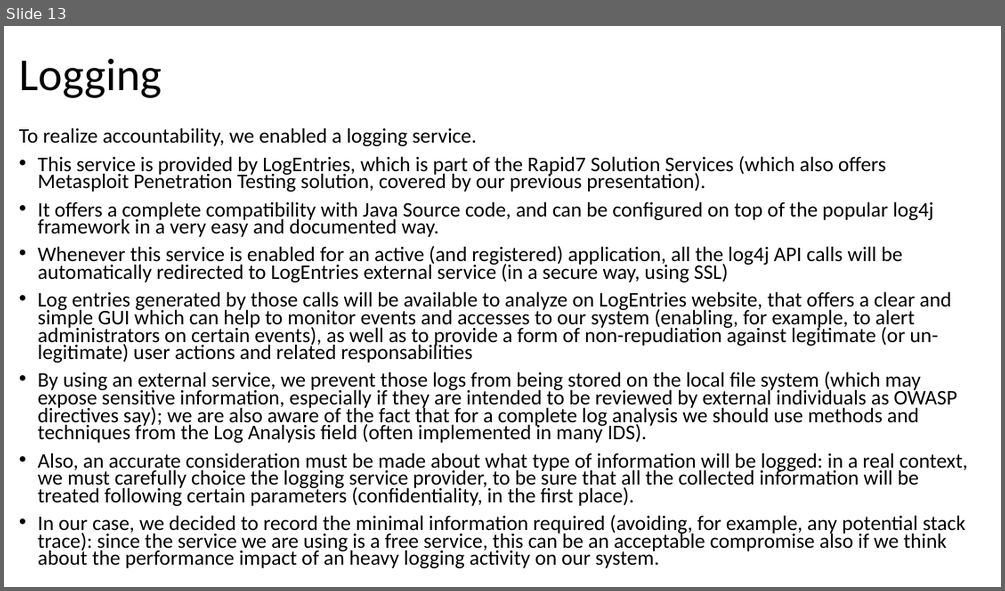
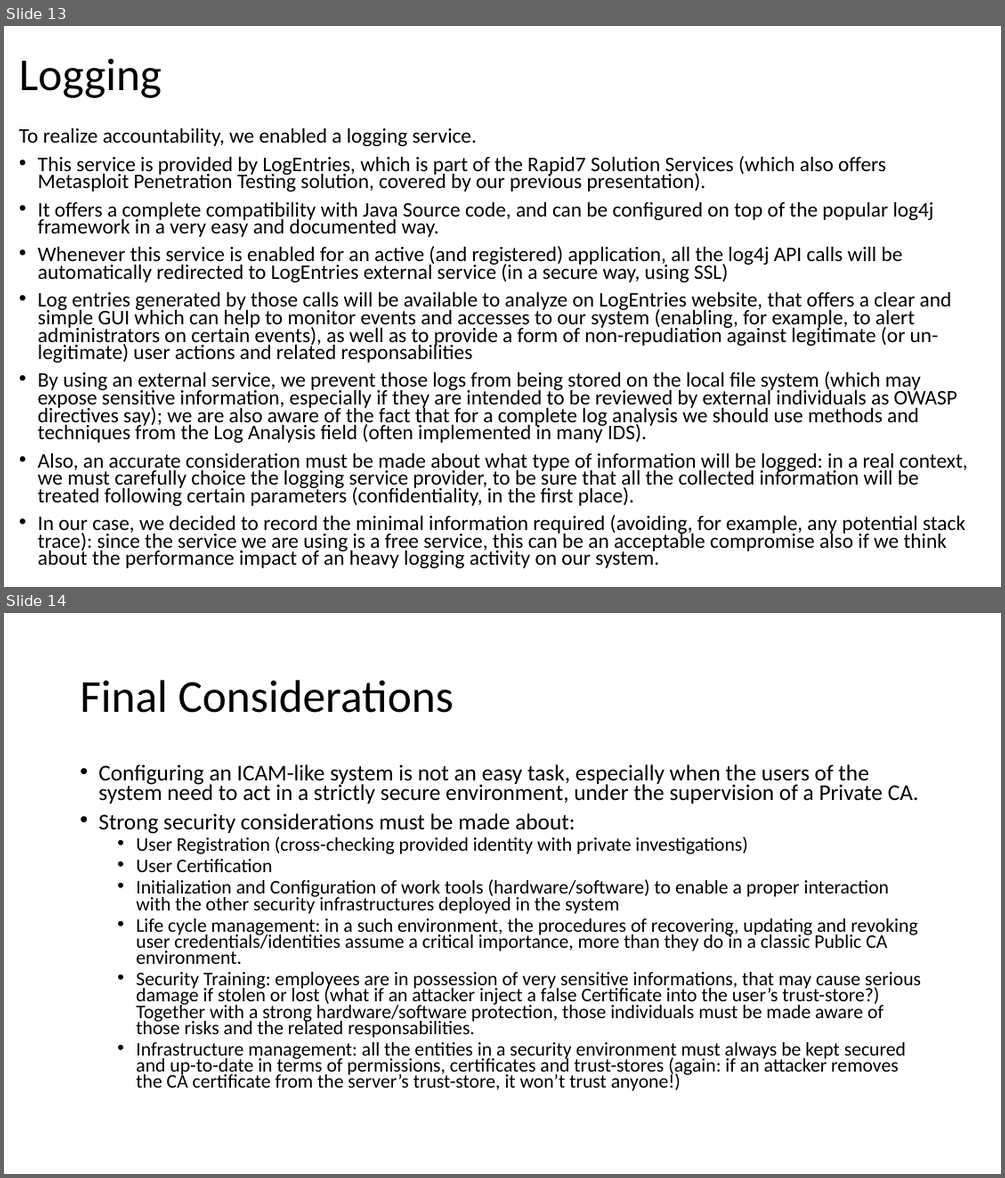
Before and after one commit to fparricelli/Encrypted-data-exchange-between-two-Arduino-boards-using-Symmetric-Encryption, a slide deck: Documentazione e cose così/Slide Aldo.pptx. Shown one above the other, each under a label of ours: slide 13 before the commit, slides 13 and 14 after it. The pictures are 1005x591 and 1005x1178 pixels, drawn with LibreOffice and Linux fonts; fonts in the diff are those of the drawing. Boxes give left, top, right and bottom in pixels: in the first picture for what was removed or moved away, otherwise in the second. Text is boxed around its words. In the diff, an @@ line names an element or a change of style, - is before the commit and + after.

```diff
--- a/Documentazione e cose così/Slide Aldo.pptx
+++ b/Documentazione e cose così/Slide Aldo.pptx
@@ slide 14 added at [4, 613, 1001, 1174], background #FFFFFF @@
@@ title added at [80, 680, 453, 713], 44 pt, text #000000 @@
+Final Considerations
@@ text added at [98, 764, 921, 1091], 18.6 pt, text #000000 @@
+• Configuring an ICAM-like system is not an easy task, especially when the users of the system need to act in a strictly secure environment, under the supervision of a Private CA.
+• Strong security considerations must be made about:
+  • User Registration (cross-checking provided identity with private investigations)
+  • User Certification
+  • Initialization and Configuration of work tools (hardware/software) to enable a proper interaction with the other security infrastructures deployed in the system
+  • Life cycle management: in a such environment, the procedures of recovering, updating and revoking user credentials/identities assume a critical importance, more than they do in a classic Public CA environment.
+  • Security Training: employees are in possession of very sensitive informations, that may cause serious damage if stolen or lost (what if an attacker inject a false Certificate into the user’s trust-store?)
+    Together with a strong hardware/software protection, those individuals must be made aware of those risks and the related responsabilities.
+  • Infrastructure management: all the entities in a security environment must always be kept secured and up-to-date in terms of permissions, certificates and trust-stores (again: if an attacker removes the CA certificate from the server’s trust-store, it won’t trust anyone!)
```
Also in this commit, not shown: 1 other slide added.
